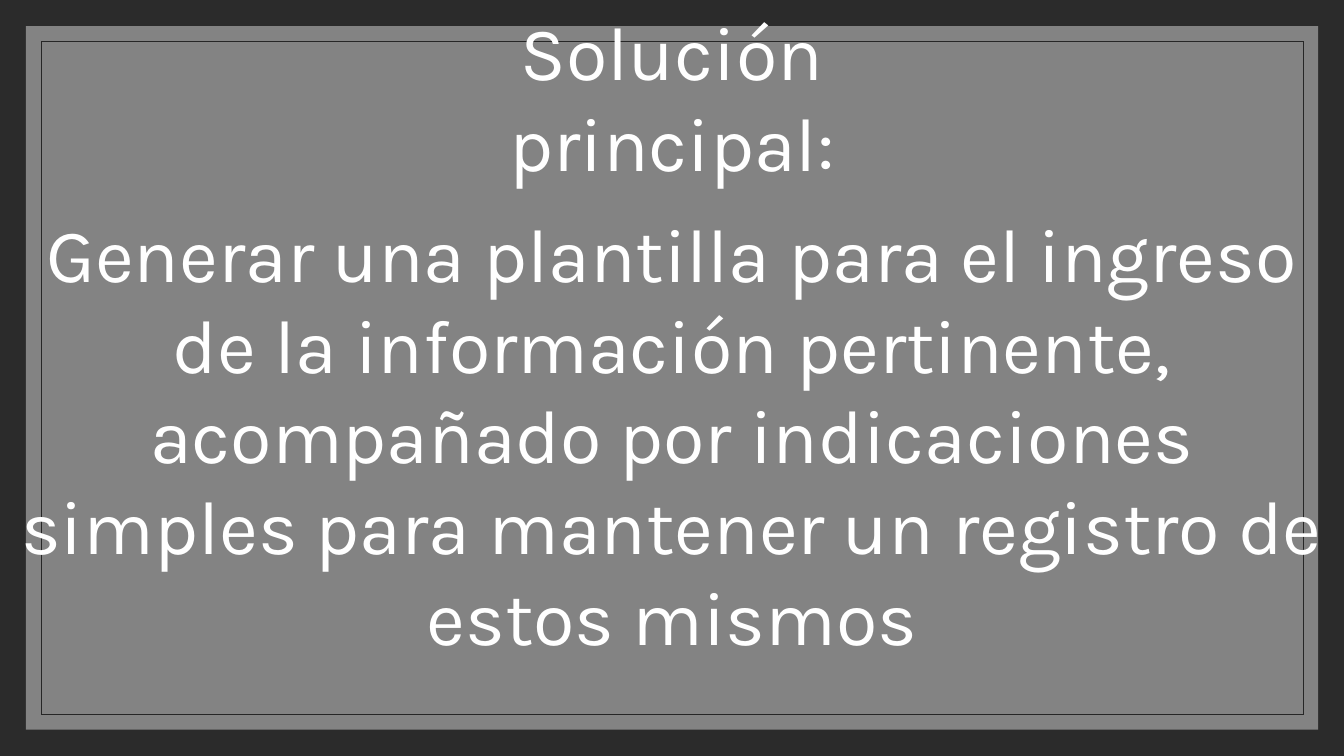
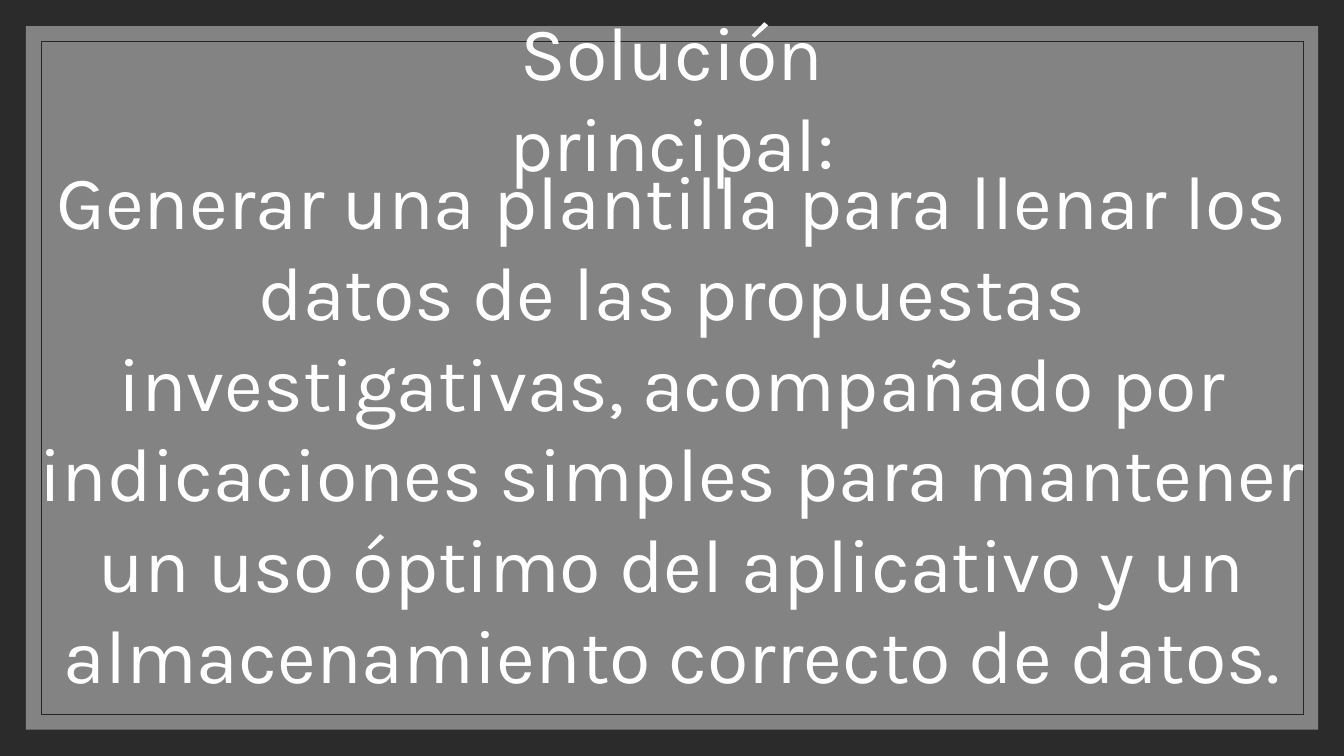
Before and after one commit to SIRVALICIO/TrabajoDeProgramacion, a slide deck: slide 5 of ptimera wpf/Proyecto de semestre.pptx. Drawn at 1344x756 pixels with LibreOffice and Linux fonts; fonts in the diff are those of the drawing; background and template pictures are left out; a plain dark background stands for a picture behind light text. Boxes give left, top, right and bottom in pixels: in the first picture for what was removed or moved away, otherwise in the second. Text is boxed around its words. In the diff, an @@ line names an element or a change of style, - is before the commit and + after.

```diff
--- a/ptimera wpf/Proyecto de semestre.pptx
+++ b/ptimera wpf/Proyecto de semestre.pptx
@@ text at [39,161,1304,684]: text changed @@
-Generar una plantilla para el ingreso de la información pertinente, acompañado por indicaciones simples para mantener un registro de estos mismos
+Generar una plantilla para llenar los datos de las propuestas investigativas, acompañado por indicaciones simples para mantener un uso óptimo del aplicativo y un almacenamiento correcto de datos.
```
Also in this commit, not shown: 5 other slides changed, 3 slides added, 3 slides removed.
